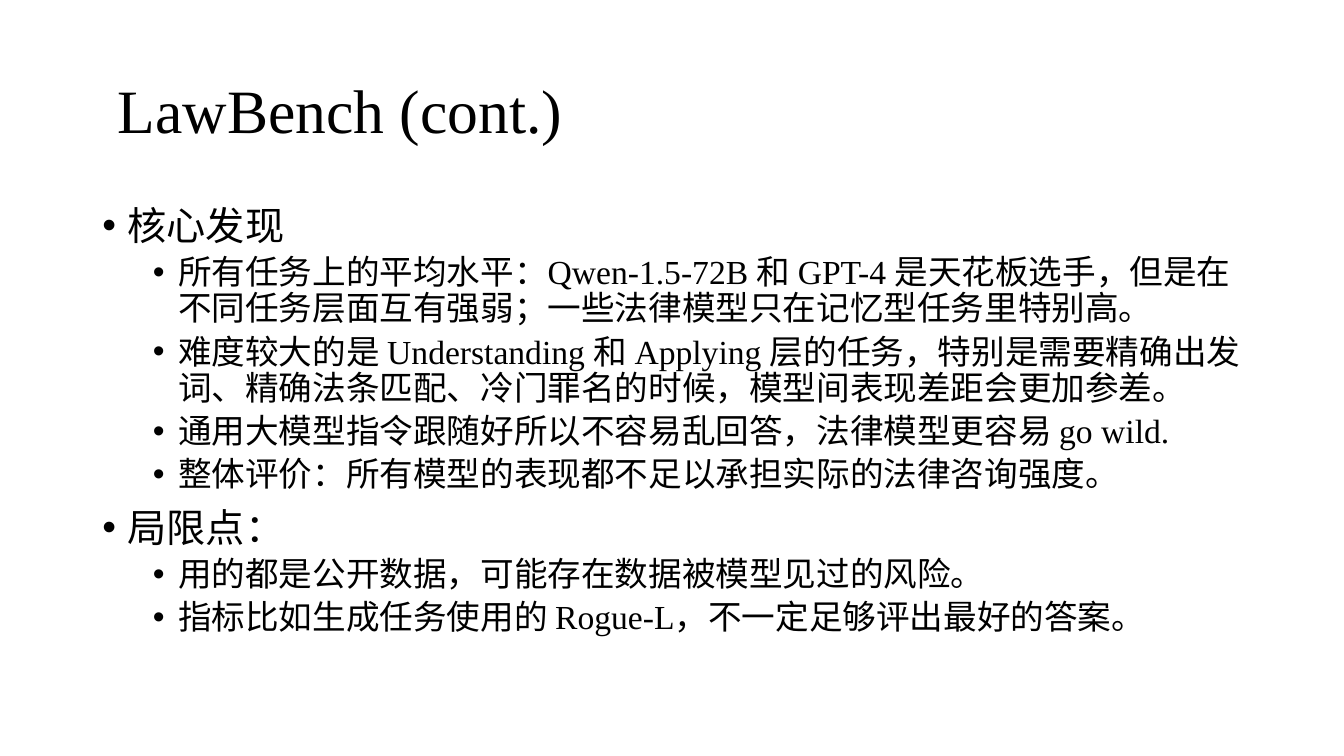
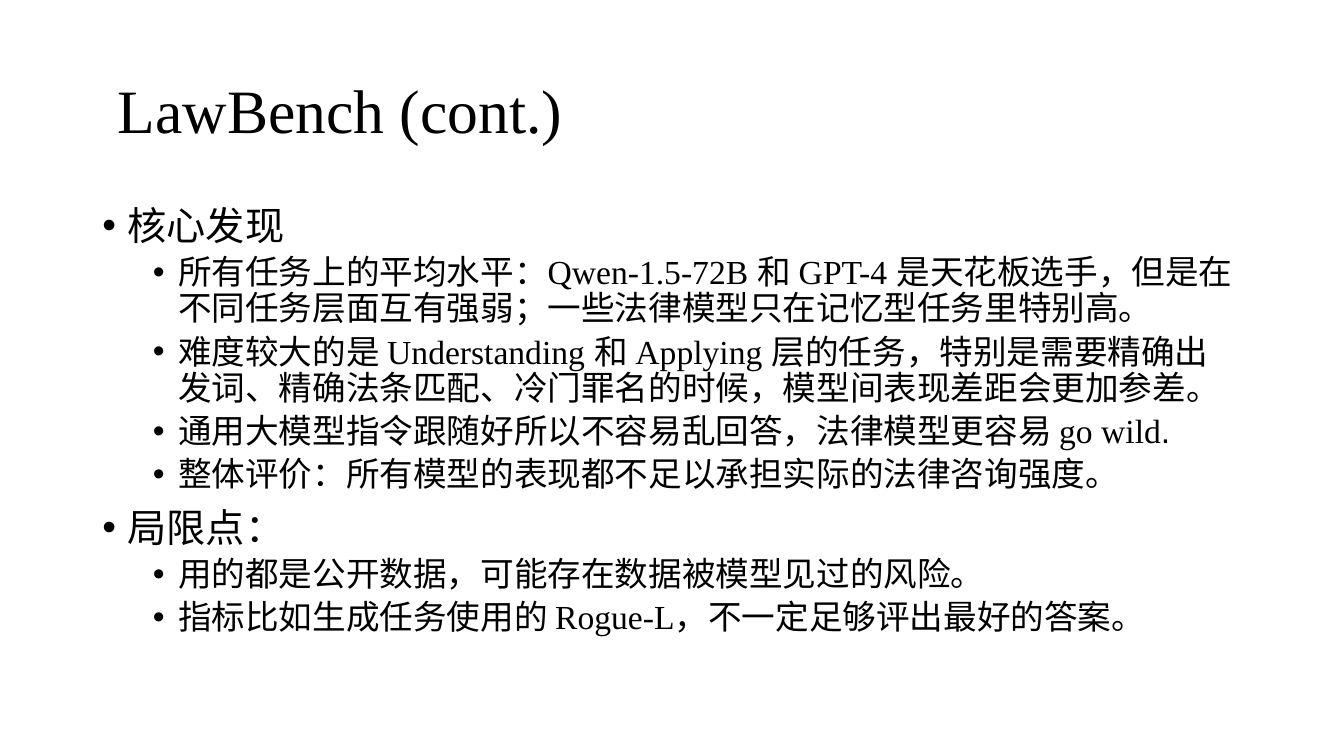
Before and after one commit to zhuohan9036/research_general_materials, a slide deck: slide 8 of legal_ai/20251107_intro_legal_ai_works.pptx. Drawn at 1344x756 pixels with LibreOffice and Linux fonts; fonts in the diff are those of the drawing. Boxes give left, top, right and bottom in pixels: in the first picture for what was removed or moved away, otherwise in the second. Text is boxed around its words. In the diff, an @@ line names an element or a change of style, - is before the commit and + after.

```diff
--- a/legal_ai/20251107_intro_legal_ai_works.pptx
+++ b/legal_ai/20251107_intro_legal_ai_works.pptx
@@ text "核心发现" at box(128, 207, 1232, 636): font Times New Roman to Arial in "核心发现", "所有任务上的平均水平：Qwen-1.5-72B 和 是天花板选手，但是在不同任务层面互有强弱；一些法律模型只在记忆型任务 ...", "难度较大的是 和 层的任务，特别是需要精确出发词、精确法条匹配、冷门罪名的时候，模型间表现差距会更加参差。", "通用大模型指令跟随好所以不容易乱回答，法律模型更容易 wild." and 4 more places @@
```
Also in this commit, not shown: 6 other slides changed, 4 slides added, 1 other file.
